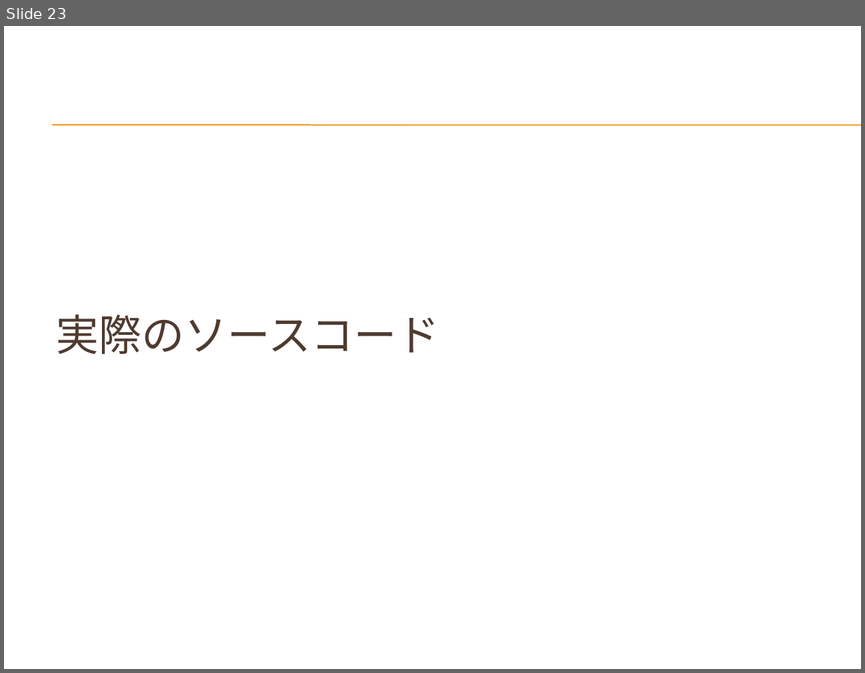
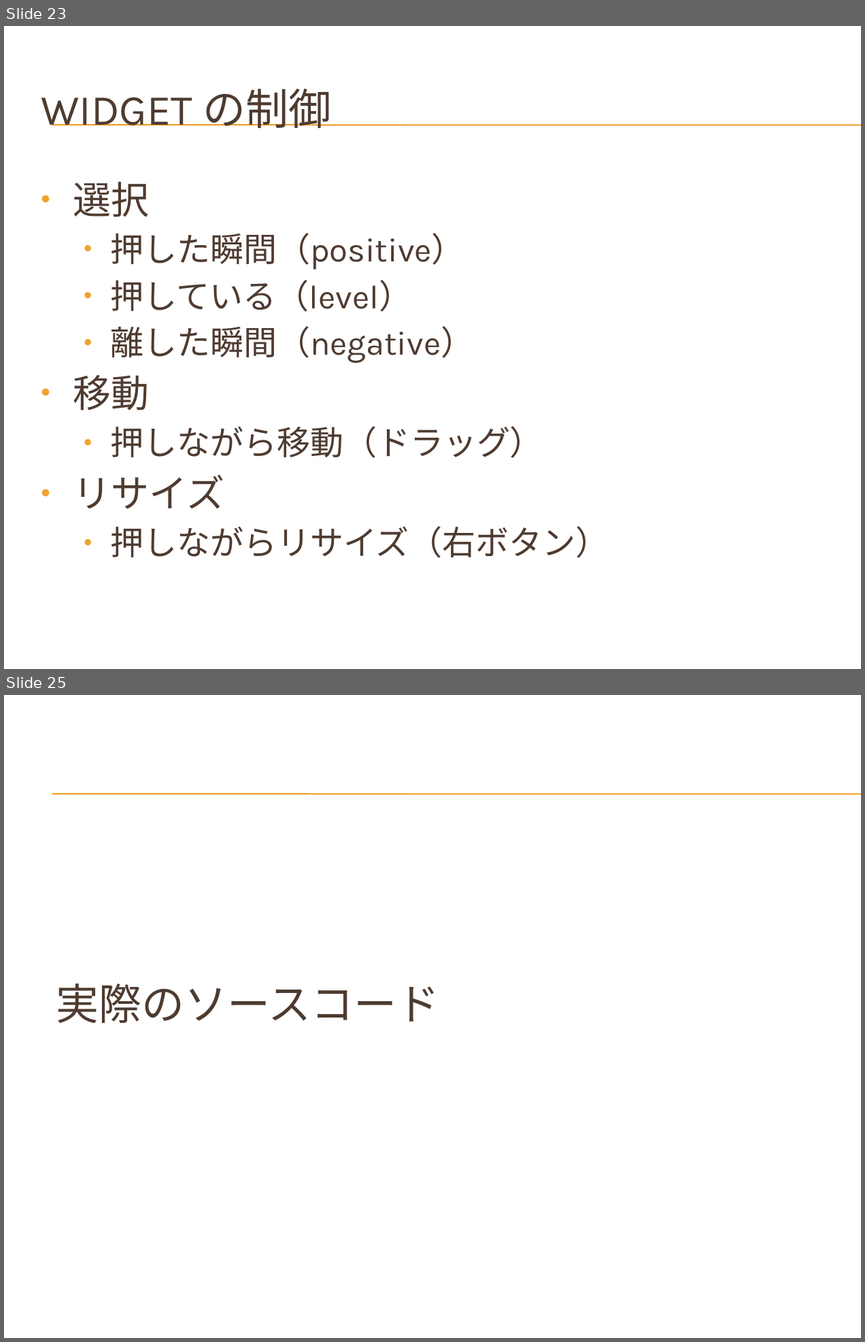
Before and after one commit to hirakuni45/glfw3_app, a slide deck: glfw3_app/docs/GLFW3_OpenGL_GUI.pptx. Shown one above the other, each under a label of ours: slide 23 before the commit, slides 23 and 25 after it; the slides between them are not shown. The pictures are 865x673 and 865x1342 pixels, drawn with LibreOffice and Linux fonts; fonts in the diff are those of the drawing; background and template pictures are left out. Boxes give left, top, right and bottom in pixels: in the first picture for what was removed or moved away, otherwise in the second. Text is boxed around its words. In the diff, an @@ line names an element or a change of style, - is before the commit and + after.

```diff
--- a/glfw3_app/docs/GLFW3_OpenGL_GUI.pptx
+++ b/glfw3_app/docs/GLFW3_OpenGL_GUI.pptx
@@ slide 23 added at [4,26,861,669], background picture (left out); not listed: 2 template elements that a slide beside it also shows @@
@@ title added at [41,89,331,128], 36 pt, text #4E3B30 @@
+WIDGET の制御
@@ text added at [73,182,609,558], 28 pt, text #4E3B30 @@
+• 選択
+  • 押した瞬間（positive）
+  • 押している（level）
+  • 離した瞬間（negative）
+• 移動
+  • 押しながら移動（ドラッグ）
+• リサイズ
+  • 押しながらリサイズ（右ボタン）
@@ what was slide 23 is now slide 25 @@
```
Also in this commit, not shown: 9 slides changed, 4 other slides added, 1 slide removed, 1 other file.
